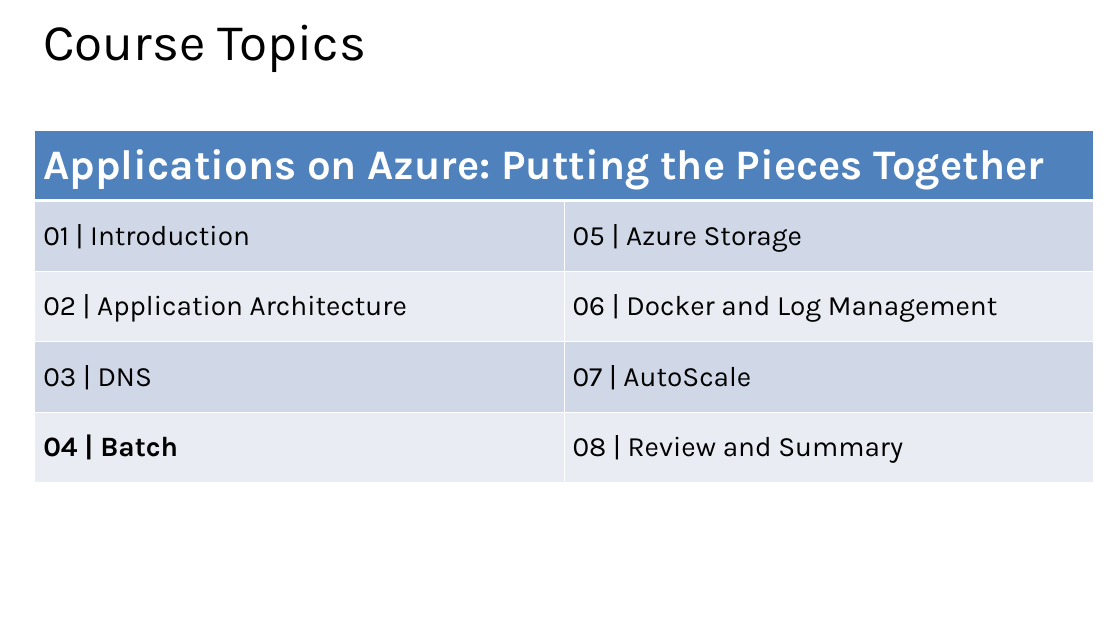
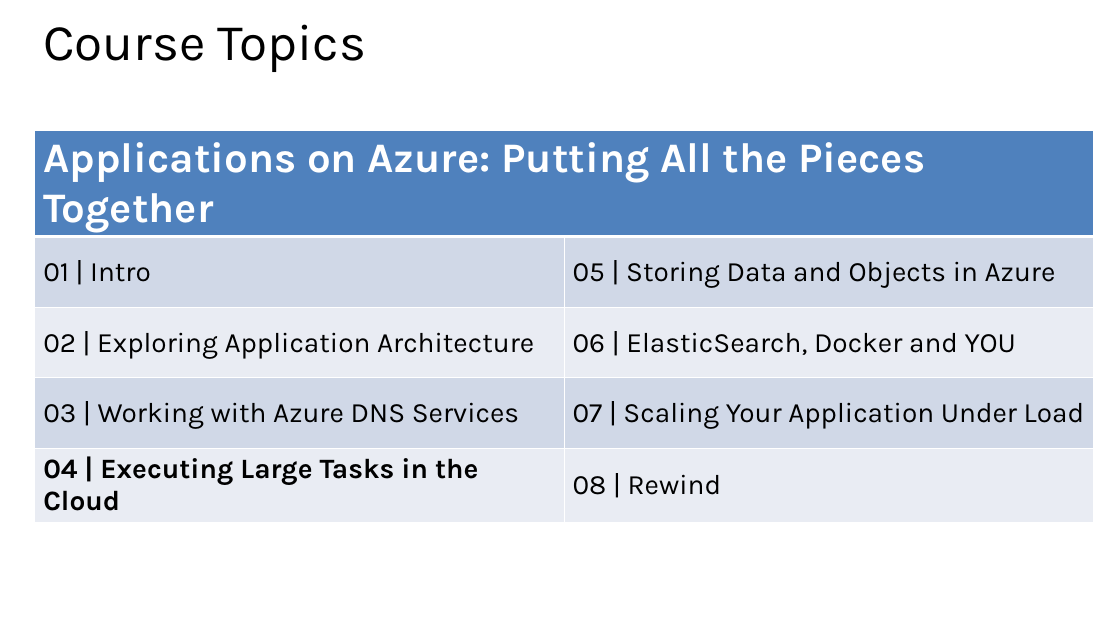
Before and after one commit to MisterJames/AzureImageProcessing, a slide deck: slide 3 of Presentation Materials/MVA-ApplicationsOnAzure-04.pptx. Drawn at 1120x630 pixels with LibreOffice and Linux fonts; fonts in the diff are those of the drawing. Boxes give left, top, right and bottom in pixels: in the first picture for what was removed or moved away, otherwise in the second. Text is boxed around its words. In the diff, an @@ line names an element or a change of style, - is before the commit and + after.

Commit message:
Updating presentations

```diff
--- a/Presentation Materials/MVA-ApplicationsOnAzure-04.pptx
+++ b/Presentation Materials/MVA-ApplicationsOnAzure-04.pptx
@@ table added at (34, 130, 1093, 527), 5 rows, 2 columns @@
+Applications on Azure: Putting All the Pieces Together | 
+01 | Intro | 05 | Storing Data and Objects in Azure
+02 | Exploring Application Architecture | 06 | ElasticSearch, Docker and YOU
+03 | Working with Azure DNS Services | 07 | Scaling Your Application Under Load
+04 | Executing Large Tasks in the Cloud | 08 | Rewind
```
Also in this commit, not shown: 7 other slides changed, 7 slides added, 5 slides removed, 4 other files.
